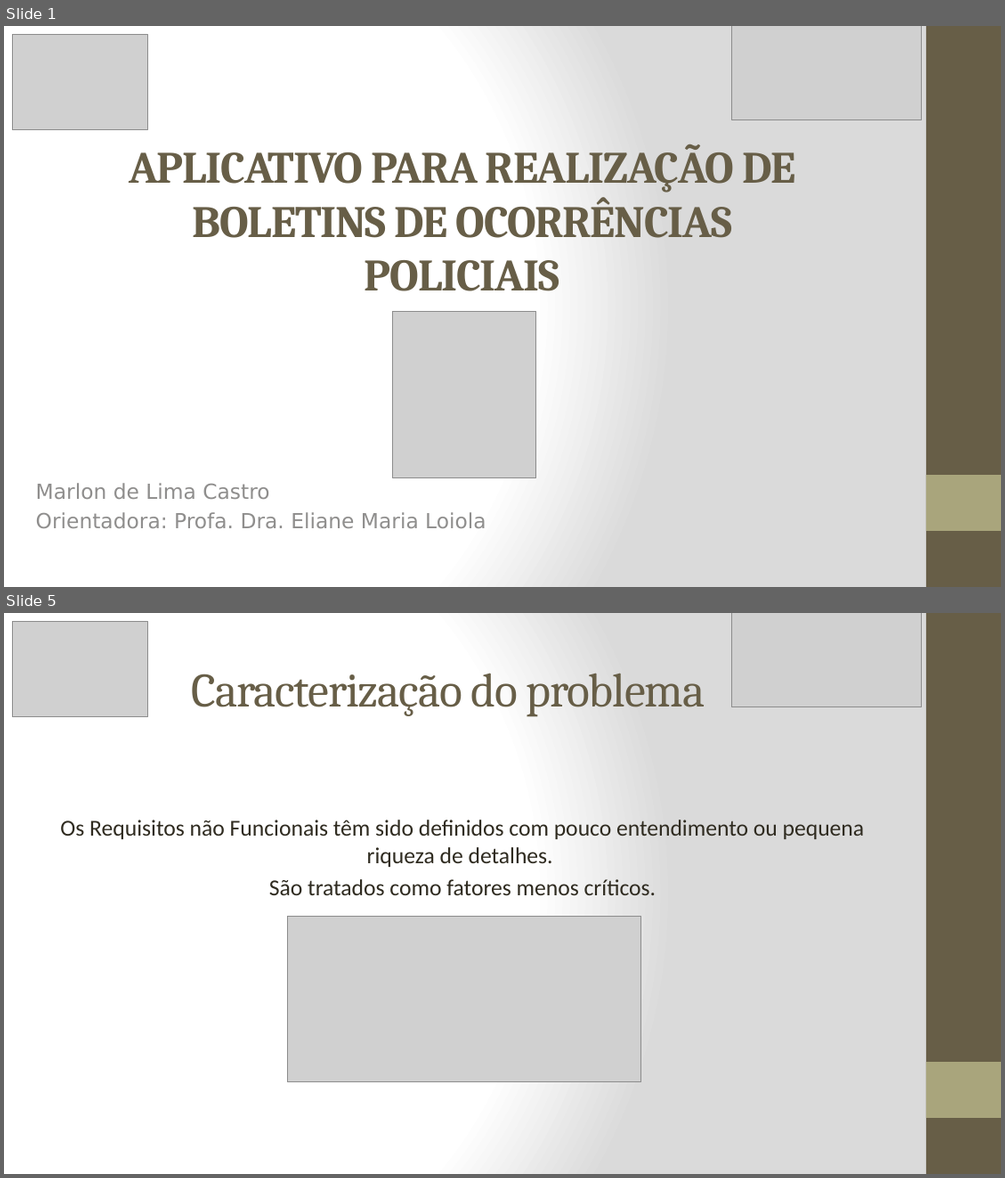
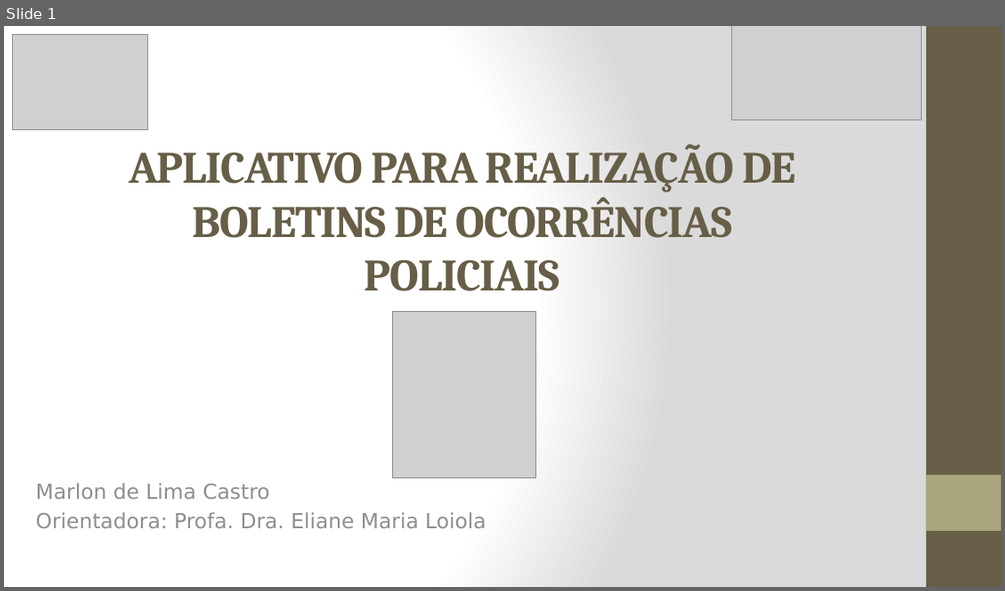
Before and after one commit to marlonscastro/estagiotcc, a slide deck: Apresentação_PPT.pptx. Shown one above the other, each under a label of ours: slides 1 and 5 before the commit, slide 1 after it; the slides between them are not shown. The pictures are 1005x1178 and 1005x591 pixels, drawn with LibreOffice and Linux fonts; fonts in the diff are those of the drawing; grey boxes stand for pictures. Boxes give left, top, right and bottom in pixels: in the first picture for what was removed or moved away, otherwise in the second. Text is boxed around its words. In the diff, an @@ line names an element or a change of style, - is before the commit and + after.

```diff
--- a/Apresentação_PPT.pptx
+++ b/Apresentação_PPT.pptx
@@ slide 5 removed at (4, 613, 1001, 1174), background gradient #FFFFFF to #DADADA; not listed: 2 template elements that a slide beside it also shows @@
@@ picture removed at (12, 621, 147, 717) @@
@@ picture removed at (732, 613, 922, 706) @@
@@ title removed at (191, 673, 704, 716) @@
-Caracterização do problema
@@ text removed at (60, 819, 865, 895) @@
-Os Requisitos não Funcionais têm sido definidos com pouco entendimento ou pequena riqueza de detalhes.
-São tratados como fatores menos críticos.
@@ picture removed at (287, 916, 641, 1082) @@
```
Also in this commit, not shown: 6 slides changed, 3 slides added, 20 other slides removed, 3 other files.
